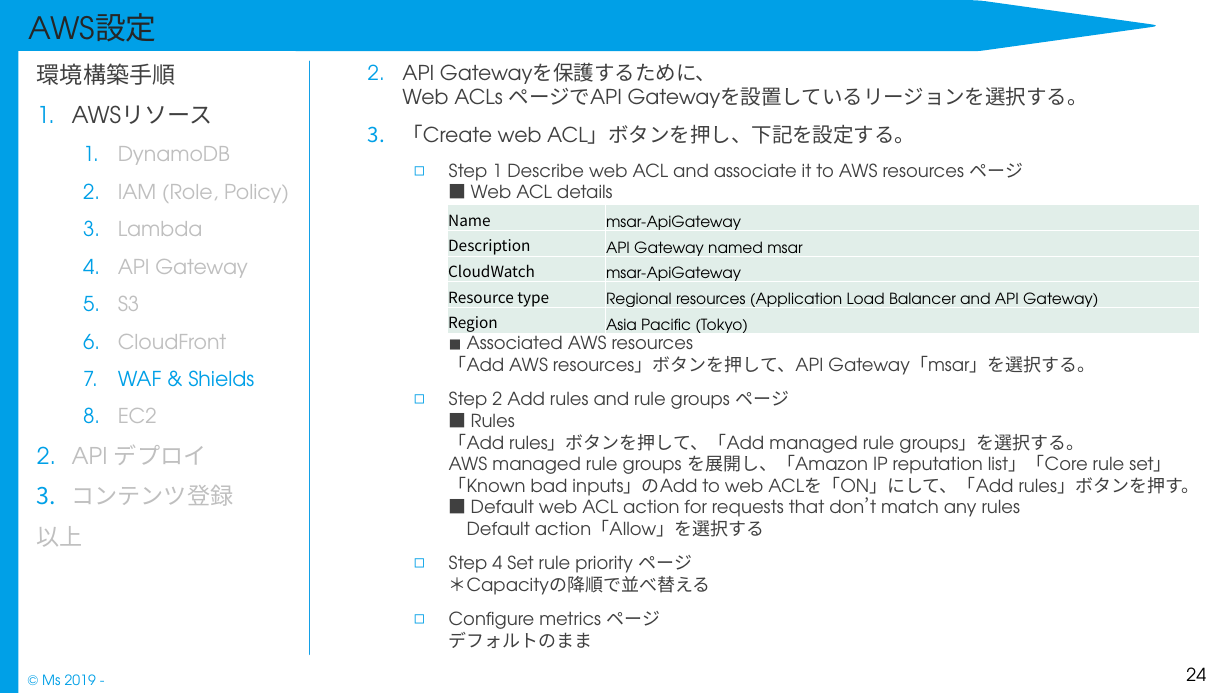
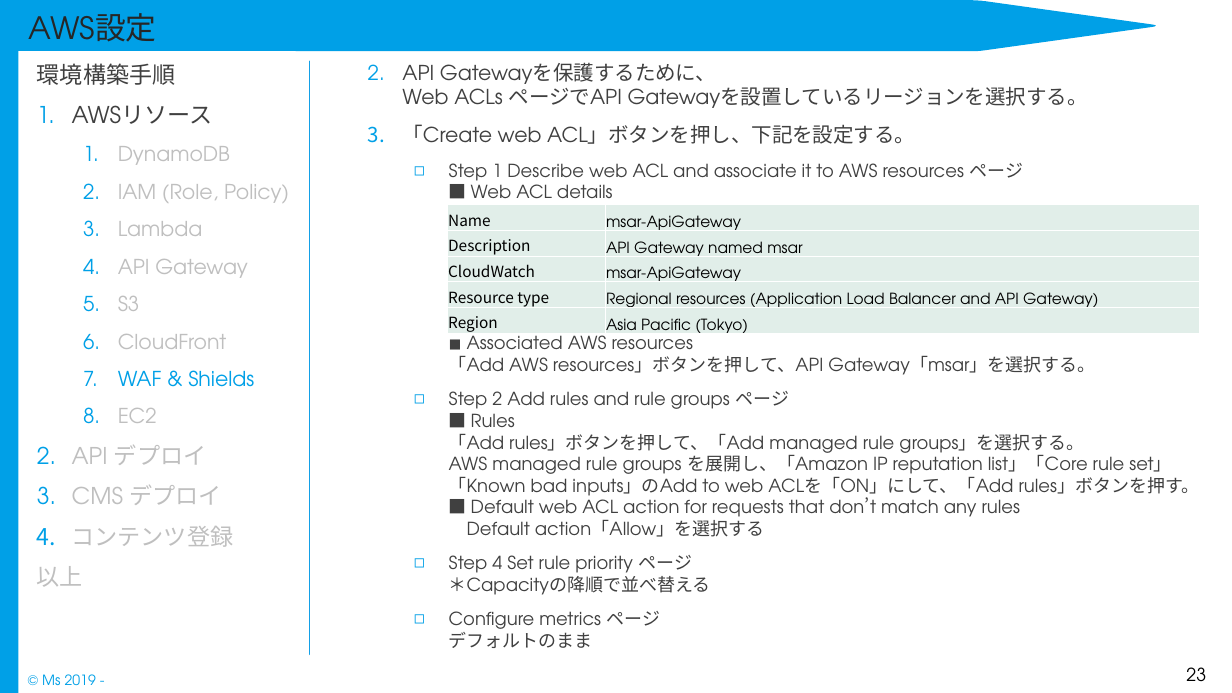
Before and after one commit to Rie-Ishimura/https-github.com-uetomae-msar_Documents_1, a slide deck: slide 23 of 04.環境構築/インフラ/msar_環境構築手順書.pptx (slide 24 before the commit). Drawn at 1232x693 pixels with LibreOffice and Linux fonts; fonts in the diff are those of the drawing. Boxes give left, top, right and bottom in pixels: in the first picture for what was removed or moved away, otherwise in the second. Text is boxed around its words. In the diff, an @@ line names an element or a change of style, - is before the commit and + after.

```diff
--- a/04.環境構築/インフラ/msar_環境構築手順書.pptx
+++ b/04.環境構築/インフラ/msar_環境構築手順書.pptx
@@ text at [72,485,221,505]: paragraph added @@
+3. CMS デプロイ
@@ page number at [1186,667,1206,681]: text changed @@
-24
+23
```
Also in this commit, not shown: 20 other slides changed, 1 slide added.
